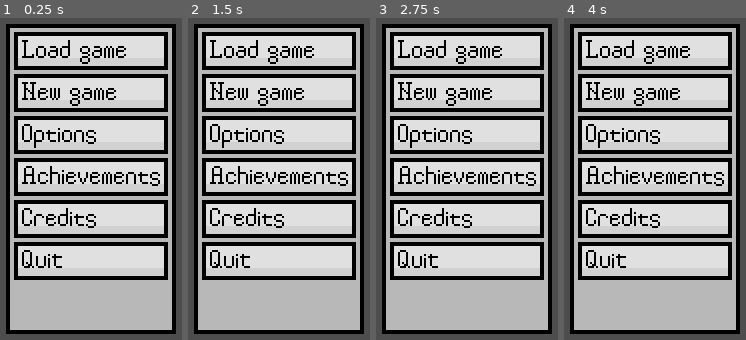
Above: before the commit, frames 1-4 (left to right).
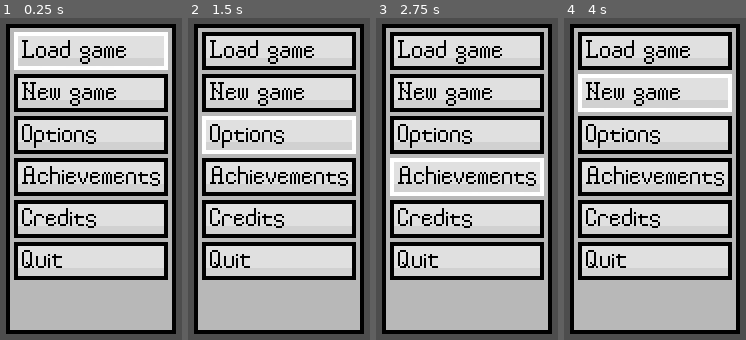
Above: after the commit, the same moments.

Repository: Elvin-Smile/Apellations-Persona
Game: Godot game, scene res://0z_Scenes/main.tscn
Same seed, same stepped clock (60 frames per second), same inputs: the game is played once before the commit and once after it.
Inputs:
- Up to frame 1 (0.25 s): no input
- Up to frame 2 (1.5 s): tap Enter at 0.5 s; hold D (Right) 0.53-1.28 s; tap Space (Confirm) at 0.6, 1.25, 1.35 s; hold S (Down) from 1.28 s (still down)
- Up to frame 3 (2.75 s): tap Space (Confirm) at 2, 2.1 s; release S (Down) at 2.03 s; hold D (Right) from 2.03 s (still down)
- Up to frame 4 (4 s): tap Space (Confirm) at 2.75, 2.85, 3.5, 3.6 s; release D (Right) at 2.78 s; hold W (Up) 2.78-3.53 s; hold A (Left) from 3.53 s (still down)

The runs differ from the first frame. In frame 1, 2.5% of the frame differs, in the area x 7-93%, y 4-17%; in frame 2, 2.5%; in frame 3, 2.5%; in frame 4, 2.5%.

Commit message:
Post option list

Diff:
--- a/0z_Scenes/main.tscn
+++ b/0z_Scenes/main.tscn
@@ -7,6 +7,8 @@
 [ext_resource type="Texture2D" uid="uid://x374rhd8fs41" path="res://MainMenu/achievements_v00.png" id="5_sypwb"]
 [ext_resource type="Texture2D" uid="uid://cc0rfjn57f4fs" path="res://MainMenu/credits_v00.png" id="6_5drr1"]
 [ext_resource type="Texture2D" uid="uid://bovpafob0mn1t" path="res://MainMenu/quit_v00.png" id="7_1va6o"]
+[ext_resource type="Script" path="res://0z_Scenes/main_menu_buttons.gd" id="8_r6lwq"]
+[ext_resource type="Texture2D" uid="uid://bfv2aofl8ln87" path="res://MainMenu/main_menu_button_v01.png" id="9_hxqed"]
 
 [node name="Main" type="Node2D"]
 
@@ -41,3 +43,46 @@
 [node name="QuitSprite" type="Sprite2D" parent="MainMenu"]
 position = Vector2(43, 41)
 texture = ExtResource("7_1va6o")
+
+[node name="MainMenuButtons" type="Control" parent="."]
+top_level = true
+visibility_layer = 2
+layout_mode = 3
+anchor_left = 0.159
+anchor_top = -0.356
+anchor_right = 0.159
+anchor_bottom = -0.356
+offset_left = 0.0699959
+offset_top = 0.0800018
+offset_right = 0.0699959
+offset_bottom = 0.0800018
+script = ExtResource("8_r6lwq")
+
+[node name="LoadGameButtonSprite" type="Sprite2D" parent="MainMenuButtons"]
+visible = false
+texture = ExtResource("9_hxqed")
+
+[node name="NewGameButtonSprite" type="Sprite2D" parent="MainMenuButtons"]
+visible = false
+position = Vector2(0, 21)
+texture = ExtResource("9_hxqed")
+
+[node name="OptionsButtonSprite" type="Sprite2D" parent="MainMenuButtons"]
+visible = false
+position = Vector2(0, 42)
+texture = ExtResource("9_hxqed")
+
+[node name="AchievementsButtonSprite" type="Sprite2D" parent="MainMenuButtons"]
+visible = false
+position = Vector2(0, 63)
+texture = ExtResource("9_hxqed")
+
+[node name="CreditsButtonSprite" type="Sprite2D" parent="MainMenuButtons"]
+visible = false
+position = Vector2(0, 84)
+texture = ExtResource("9_hxqed")
+
+[node name="QuitButtonSprite" type="Sprite2D" parent="MainMenuButtons"]
+visible = false
+position = Vector2(0, 105)
+texture = ExtResource("9_hxqed")
--- /dev/null
+++ b/0z_Scenes/main_menu_buttons.gd
@@ -0,0 +1,18 @@
+extends OptionList
+
+func _process(delta):
+	move_pointer();
+	if (Input.is_action_just_pressed("Confirm")):
+		match (pointer):
+			0:
+				pass;
+			1:
+				pass;
+			2:
+				pass;
+			3:
+				pass;
+			4:
+				pass;
+			5:
+				pass;
--- a/0z_Scripts/option_list_class.gd
+++ b/0z_Scripts/option_list_class.gd
@@ -0,0 +1,28 @@
+@icon("res://option_list_icon.png")
+extends Control
+class_name OptionList
+
+
+var pointer : int = 0;
+var button_num : int;
+
+func _ready():
+	#hidea sve osim prvog pointera
+	button_num = get_child_count();
+	get_child(0).show();
+	for i in range(1, button_num):
+		get_child(i).hide();
+	print(button_num);
+
+func move_pointer() -> void:
+	#pointer selekcija
+	if ((Input.is_action_just_pressed("Down")) or (Input.is_action_just_pressed("Right"))):
+		get_child(pointer).hide();
+		pointer = (pointer+1)%button_num;
+		get_child(pointer).show();
+	if ((Input.is_action_just_pressed("Up")) or (Input.is_action_just_pressed("Left"))):
+		get_child(pointer).hide();
+		pointer -= 1;
+		if (pointer < 0):
+			pointer = button_num-1;
+		get_child(pointer).show();
Not shown: 1 places in 0z_Scenes/main.tscn that only renumber resources
Binary file added: option_list_icon.png
Not shown, added: option_list_icon.png.import
